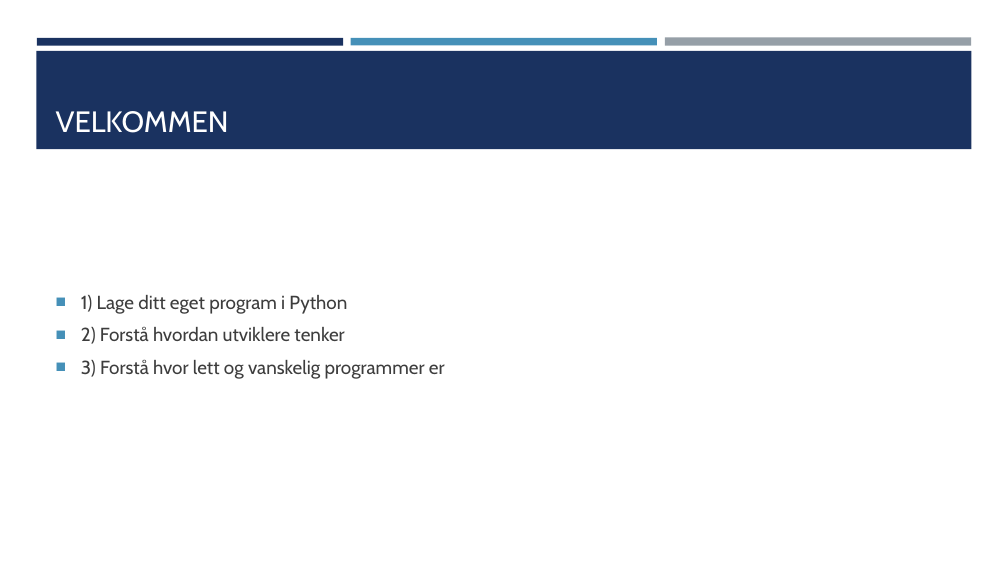
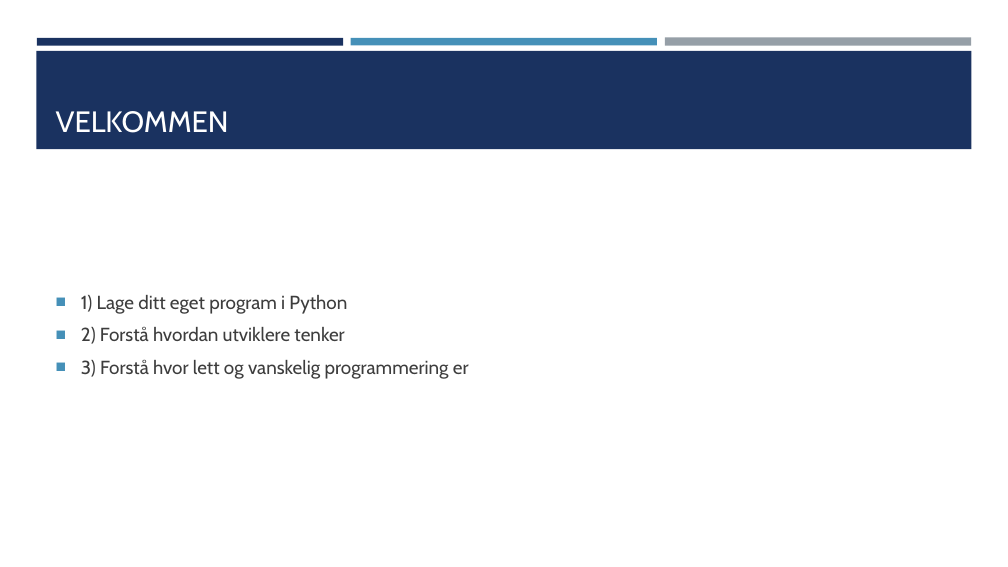
Before and after one commit to TheCodeAddiction/Learn-Python-Workshop, a slide deck: slide 3 of koding workshop powerpoint.pptx (slide 2 before the commit). Drawn at 1008x567 pixels with LibreOffice and Linux fonts; fonts in the diff are those of the drawing. Boxes give left, top, right and bottom in pixels: in the first picture for what was removed or moved away, otherwise in the second. Text is boxed around its words. In the diff, an @@ line names an element or a change of style, - is before the commit and + after.

```diff
--- a/koding workshop powerpoint.pptx
+++ b/koding workshop powerpoint.pptx
@@ text at (81,359,469,379): text changed @@
-■ 3) Forstå hvor lett og vanskelig programmer er
+■ 3) Forstå hvor lett og vanskelig programmering er
```
Also in this commit, not shown: 1 other slide changed, 6 slides added, 2 other files.
